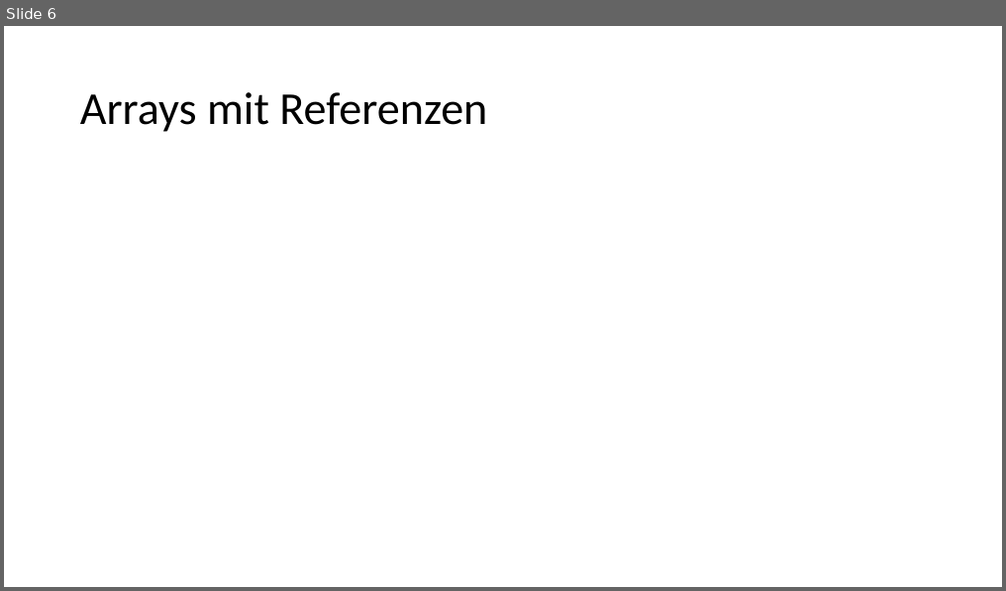
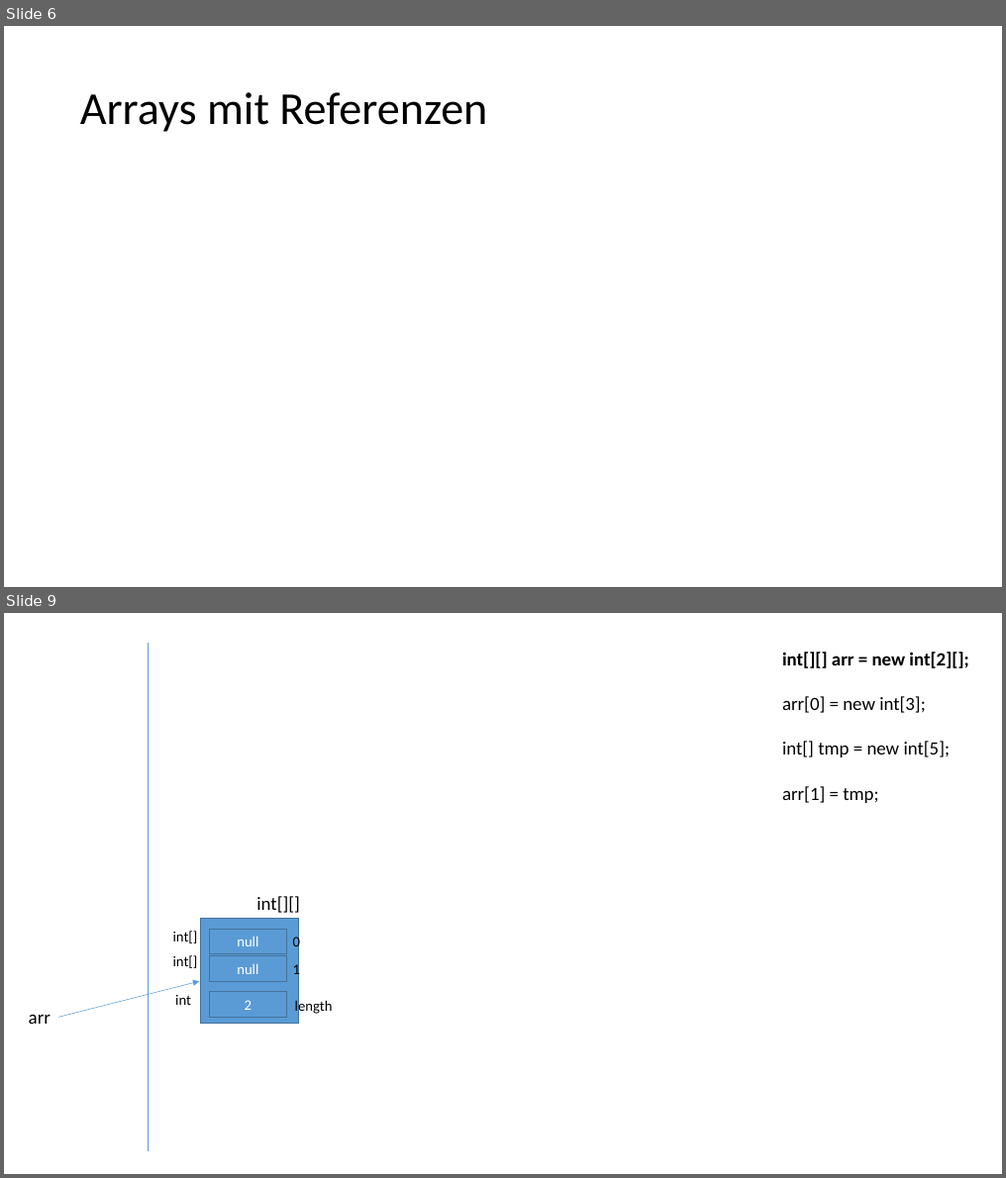
Before and after one commit to ccjavadozent/oca_162982, a slide deck: Diagramme/Arrays.pptx. Shown one above the other, each under a label of ours: slide 6 before the commit, slides 6 and 9 after it; the slides between them are not shown. The pictures are 1006x591 and 1006x1178 pixels, drawn with LibreOffice and Linux fonts; fonts in the diff are those of the drawing. Boxes give left, top, right and bottom in pixels: in the first picture for what was removed or moved away, otherwise in the second. Text is boxed around its words. In the diff, an @@ line names an element or a change of style, - is before the commit and + after.

```diff
--- a/Diagramme/Arrays.pptx
+++ b/Diagramme/Arrays.pptx
@@ slide 9 added at box(4, 613, 1002, 1174), background #FFFFFF @@
@@ line added from (148, 643) to (148, 1152), #5B9BD5 0.5 pt @@
@@ text added at box(782, 652, 968, 803), 18 pt, text #000000 @@
+int[][] arr = new int[2][];
+arr[0] = new int[3];
+int[] tmp = new int[5];
+arr[1] = tmp;
@@ text added at box(256, 896, 300, 913), 18 pt, text #000000 @@
+int[][]
@@ text added at box(173, 931, 198, 944), 14 pt, text #000000 @@
+int[]
@@ rectangle added at box(200, 919, 298, 1023), fill #5B9BD5, outline #43739E 1 pt @@
@@ rectangle added at box(209, 929, 287, 955), fill #5B9BD5, outline #43739E 1 pt, 14 pt, text #FFFFFF @@
+null
@@ text added at box(293, 934, 300, 951), 14 pt, text #000000 @@
+0
@@ text added at box(173, 956, 198, 968), 14 pt, text #000000 @@
+int[]
@@ rectangle added at box(209, 957, 287, 982), fill #5B9BD5, outline #43739E 1 pt, 14 pt, text #FFFFFF @@
+null
@@ text added at box(293, 961, 300, 978), 14 pt, text #000000 @@
+1
@@ arrow added from (58, 1017) to (199, 981), #5B9BD5 0.5 pt @@
@@ text added at box(175, 995, 191, 1005), 14 pt, text #000000 @@
+int
@@ rectangle added at box(209, 992, 287, 1017), fill #5B9BD5, outline #43739E 1 pt, 14 pt, text #FFFFFF @@
+2
@@ text added at box(295, 998, 333, 1015), 14 pt, text #000000 @@
+length
@@ text added at box(29, 1015, 51, 1024), 18 pt, text #000000 @@
+arr
```
Also in this commit, not shown: 1 slide changed, 5 other slides added, 5 other files.
